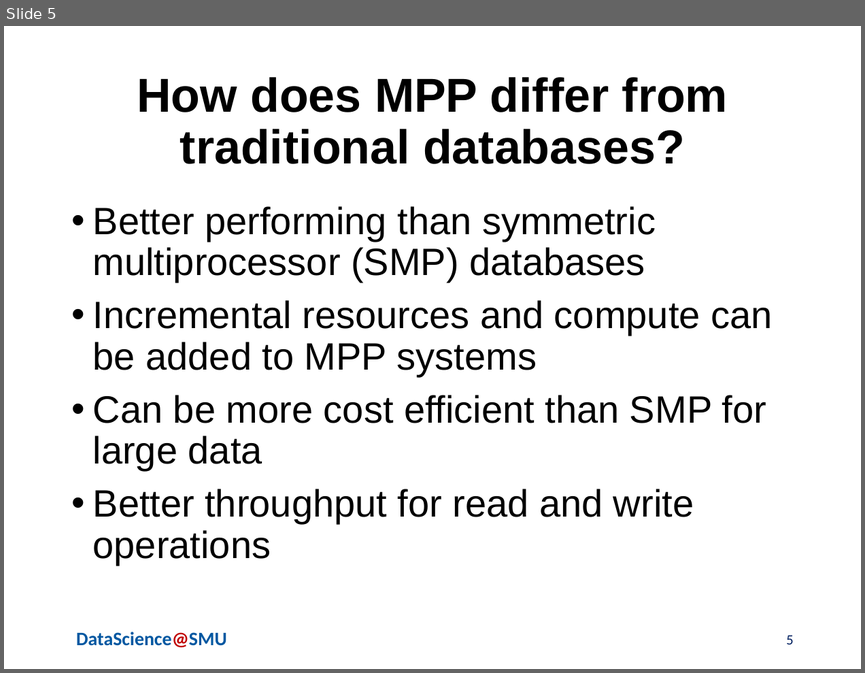
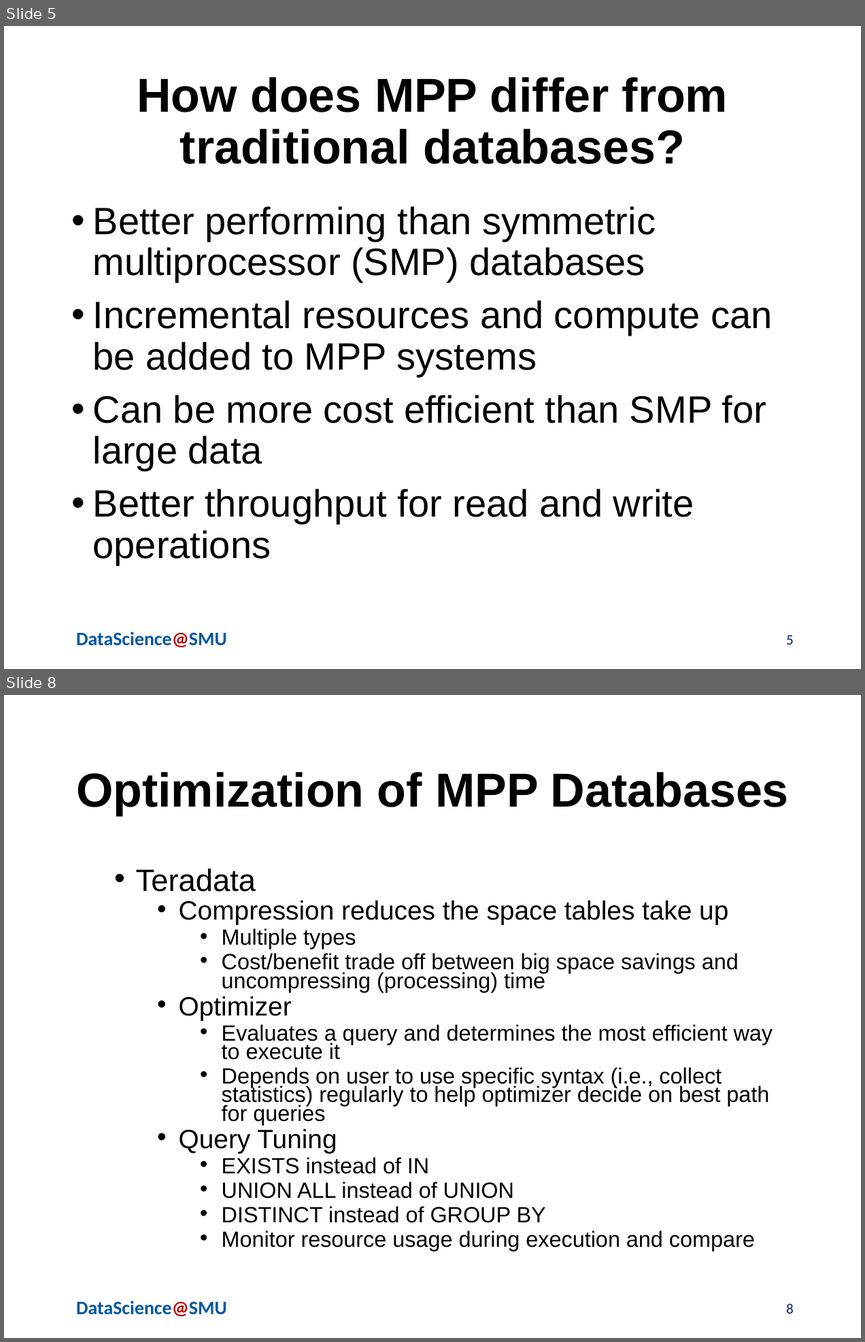
Before and after one commit to jbcroom/MSDS7330Project, a slide deck: Croom_Barker_Dixit_Presentation.pptx. Shown one above the other, each under a label of ours: slide 5 before the commit, slides 5 and 8 after it; the slides between them are not shown. The pictures are 865x673 and 865x1342 pixels, drawn with LibreOffice and Linux fonts; fonts in the diff are those of the drawing; background and template pictures are left out. Boxes give left, top, right and bottom in pixels: in the first picture for what was removed or moved away, otherwise in the second. Text is boxed around its words. In the diff, an @@ line names an element or a change of style, - is before the commit and + after.

```diff
--- a/Croom_Barker_Dixit_Presentation.pptx
+++ b/Croom_Barker_Dixit_Presentation.pptx
@@ slide 8 added at bbox=[4, 695, 861, 1338], background #FFFFFF; not listed: 1 template element that a slide beside it also shows @@
@@ title added at bbox=[76, 772, 789, 815], 40 pt, text #000000, bold @@
+Optimization of MPP Databases
@@ text added at bbox=[136, 868, 773, 1251], 18.5 pt, text #000000 @@
+  • Teradata
+    • Compression reduces the space tables take up
+      • Multiple types
+      • Cost/benefit trade off between big space savings and uncompressing (processing) time
+    • Optimizer
+      • Evaluates a query and determines the most efficient way to execute it
+      • Depends on user to use specific syntax (i.e., collect statistics) regularly to help optimizer decide on best path for queries
+    • Query Tuning
+      • EXISTS instead of IN
+      • UNION ALL instead of UNION
+      • DISTINCT instead of GROUP BY
+      • Monitor resource usage during execution and compare
@@ page number added at bbox=[786, 1303, 793, 1313], 12 pt, text #002060 @@
+8
```
Also in this commit, not shown: 1 slide changed, 3 other slides added, 4 slides removed.
